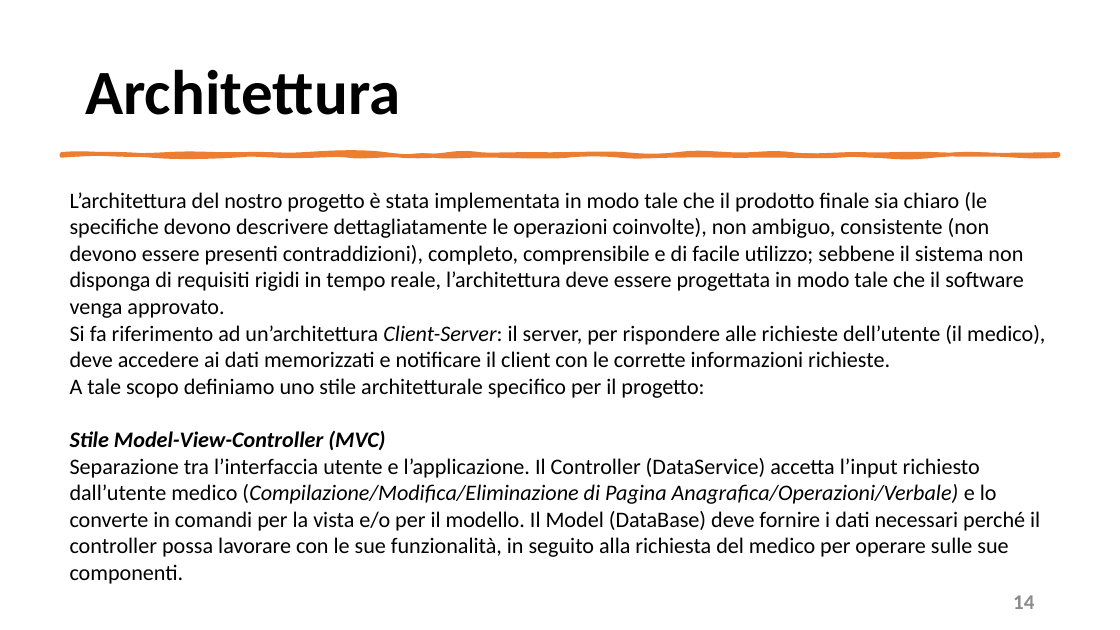
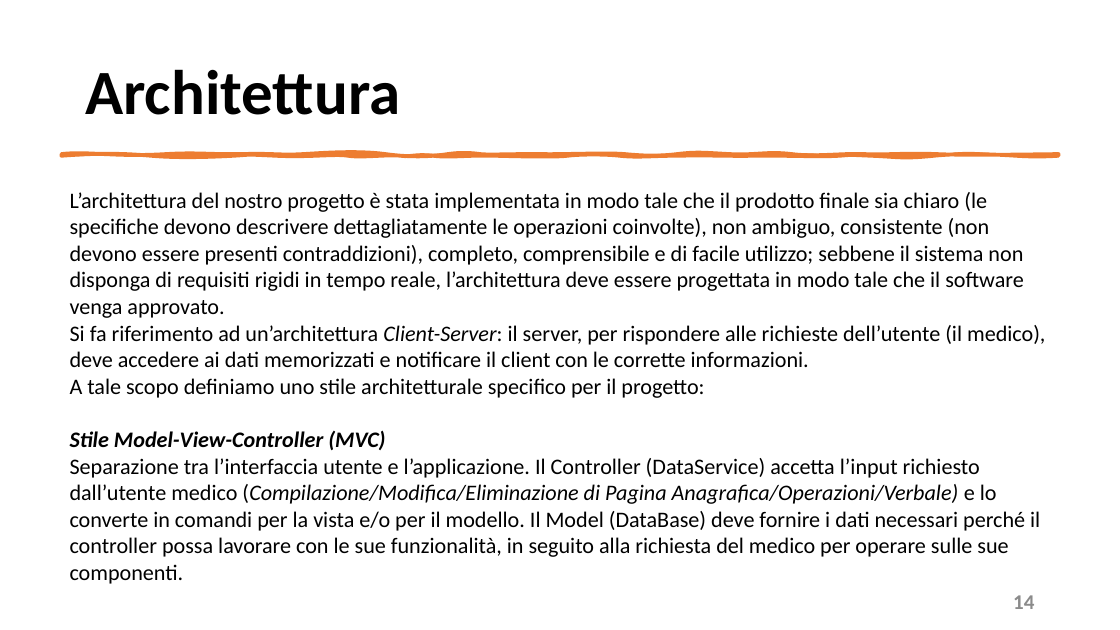
Before and after one commit to mangilimatteo/Progetto_Ingegneria_Software_Cattaneo_Mangili_Saini, a slide deck: slide 14 of Presentazione/Presentazione_Progetto.pptx. Drawn at 1120x630 pixels with LibreOffice and Linux fonts; fonts in the diff are those of the drawing. Boxes give left, top, right and bottom in pixels: in the first picture for what was removed or moved away, otherwise in the second. Text is boxed around its words. In the diff, an @@ line names an element or a change of style, - is before the commit and + after.

```diff
--- a/Presentazione/Presentazione_Progetto.pptx
+++ b/Presentazione/Presentazione_Progetto.pptx
@@ text at (70, 325, 1045, 367): text changed @@
-Si fa riferimento ad un’architettura Client-Server: il server, per rispondere alle richieste dell’utente (il medico), deve accedere ai dati memorizzati e notificare il client con le corrette informazioni richieste.
+Si fa riferimento ad un’architettura Client-Server: il server, per rispondere alle richieste dell’utente (il medico), deve accedere ai dati memorizzati e notificare il client con le corrette informazioni.
```
Also in this commit, not shown: 3 other slides changed, 3 other files.
